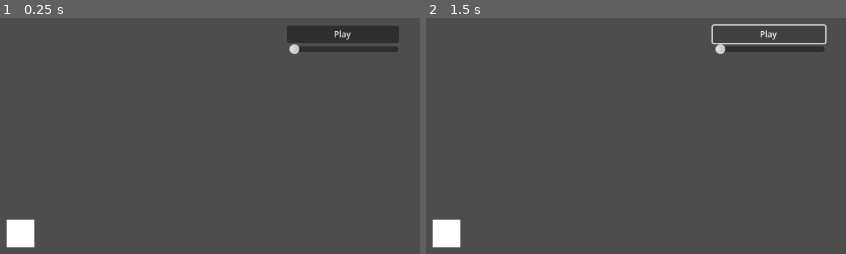
Above: before the commit, frames 1-2 (left to right).
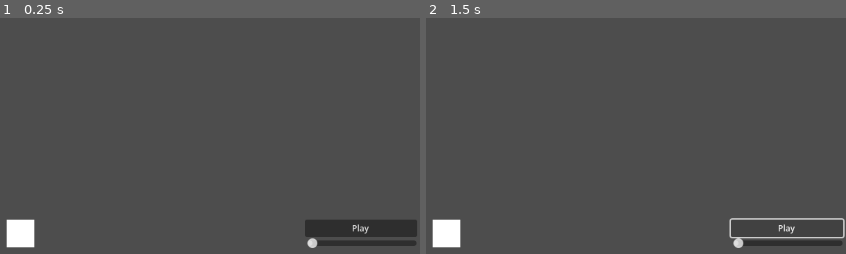
Above: after the commit, the same moments.

Repository: LiveFromZero/slimemind-fork
Game: Godot game, scene res://main.tscn
Same seed, same stepped clock (60 frames per second), same inputs: the game is played once before the commit and once after it.
Inputs:
- Up to frame 1 (0.25 s): no input
- Up to frame 2 (1.5 s): click "Play" at 0.5 s; click "Play" at 1.25 s

The runs differ from the first frame. In frame 1, 4.9% of the frame differs, in the area x 68-100%, y 3-98%; in frame 2, 2.3%.

Commit message:
fixed Menu to the screen

Diff:
--- a/main.tscn
+++ b/main.tscn
@@ -13,25 +13,29 @@
 position_smoothing_enabled = true
 script = ExtResource("1_h2yge")
 
-[node name="CanvasLayer" type="CanvasLayer" parent="."]
-follow_viewport_enabled = true
+[node name="Menu" type="CanvasLayer" parent="."]
 
-[node name="Control" type="Control" parent="CanvasLayer"]
+[node name="Control" type="Control" parent="Menu"]
 layout_mode = 3
-anchors_preset = 0
-offset_left = 384.0
-offset_top = -300.0
-offset_right = 550.0
-offset_bottom = -260.0
+anchors_preset = 6
+anchor_left = 1.0
+anchor_top = 0.5
+anchor_right = 1.0
+anchor_bottom = 0.5
+offset_left = -166.0
+offset_top = -20.0
+offset_bottom = 20.0
+grow_horizontal = 0
+grow_vertical = 2
 
-[node name="Button" type="Button" parent="CanvasLayer/Control"]
+[node name="Button" type="Button" parent="Menu/Control"]
 layout_mode = 0
 offset_right = 162.0
 offset_bottom = 25.0
 theme_override_font_sizes/font_size = 12
 text = "Play"
 
-[node name="HSlider" type="HSlider" parent="CanvasLayer/Control"]
+[node name="HSlider" type="HSlider" parent="Menu/Control"]
 layout_mode = 0
 offset_left = 3.0
 offset_top = 26.0
@@ -76,5 +80,5 @@
 rotation = 0.7853982
 shape = SubResource("WorldBoundaryShape2D_h2yge")
 
-[connection signal="pressed" from="CanvasLayer/Control/Button" to="World" method="_on_button_pressed"]
-[connection signal="value_changed" from="CanvasLayer/Control/HSlider" to="World" method="_on_h_slider_value_changed"]
+[connection signal="pressed" from="Menu/Control/Button" to="World" method="_on_button_pressed"]
+[connection signal="value_changed" from="Menu/Control/HSlider" to="World" method="_on_h_slider_value_changed"]
